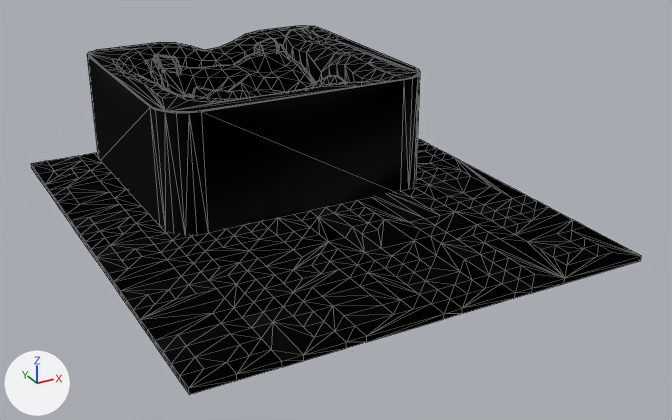
Before and after pictures for a commit that changed the glTF model assets/models/enemies/block_wreck.glb.
Both versions are drawn from a 50 mm lens placed at (-21.6, -43.4, 21.2), pointed at (1.1, -2.1, 0.5). The axes (+X, +Y, +Z) are drawn at lower left. The lights are the same throughout. The older version comes first. Mesh edges are drawn as thin lines. Vertices at exactly the same position are counted once.

In view in the first picture: 'bwreck_body'.
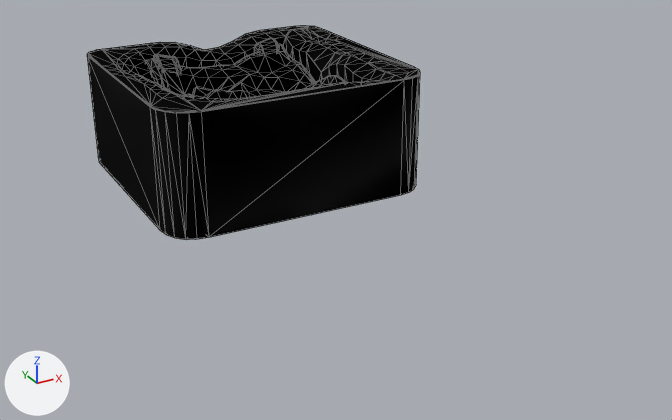
The change in detail:
me_bwreck_body_002 is used by ob_bwreck_body; location (0.0, 0.0, 0.0).
me_bwreck_body_002 had 1846 vertices, 3548 faces and spanned x -12.0..12.0, y -14.0..14.0, z 0.0..7.0.
me_bwreck_body_002 now has 1319 vertices, 2602 faces and spans x -8.0..8.0, y -1.0..14.0, z 0.0..7.0.
me_bwreck_body_002 part 1: the loose piece of 527 vertices spanning x -12.0..12.0, y -14.0..14.0, z 0.0..0.3 is deleted.
Part 2, on me_bwreck_body_002:
110 faces are deleted.
20 new faces join them, mat_bwreck_grey7_7 (dark grey #575757).
57 new faces join them, mat_bwreck_grey9_9 (grey #717171).
3 new faces join them, mat_aoblock_04_4 (dark grey #303030).
5 new faces join them, mat_aoblock_03_3 (black #252525).
11 new faces join them, mat_aoblock_01_1 (black #0a0a0a).
14 new faces join them, mat_aoblock_02_2 (black #161616).
me_bwreck_body_002 no longer uses material mat_bwreck_7_7 (dark grey #575757).
me_bwreck_body_002 no longer uses material mat_bwreck_8_8 (dark grey #626662).
me_bwreck_body_002 no longer uses material mat_bwreck_2_2 (black #161616).
me_bwreck_body_002 no longer uses material mat_bwreck_6_6 (dark grey #4b4b4b).
me_bwreck_body_002 no longer uses material mat_bwreck_4_4 (dark grey #303030).
me_bwreck_body_002 no longer uses material mat_bwreck_a_10 (grey #858585).
me_bwreck_body_002 no longer uses material mat_bwreck_5_5 (dark grey #404040).

Changed parts and their boxes [x1, y1, x2, y2] in the pictures (672 x 420 px; the box of a moved part takes in the faces that stretch with it):
'bwreck_body', reshaped (45% narrower, 42% shorter): before [31, 26, 642, 395]; after [87, 26, 420, 239]
part 1 of me_bwreck_body_002, deleted: before [31, 138, 642, 395]
part 2 of me_bwreck_body_002, moved or reshaped: before [88, 26, 419, 233]; after [88, 26, 419, 237]
